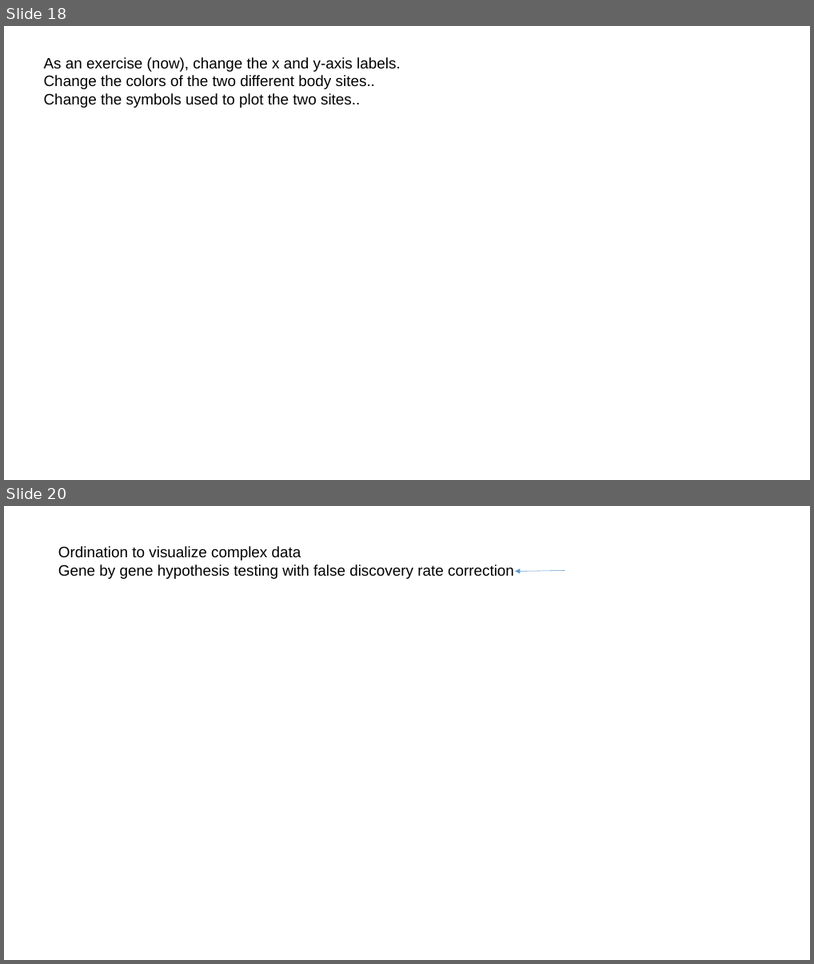
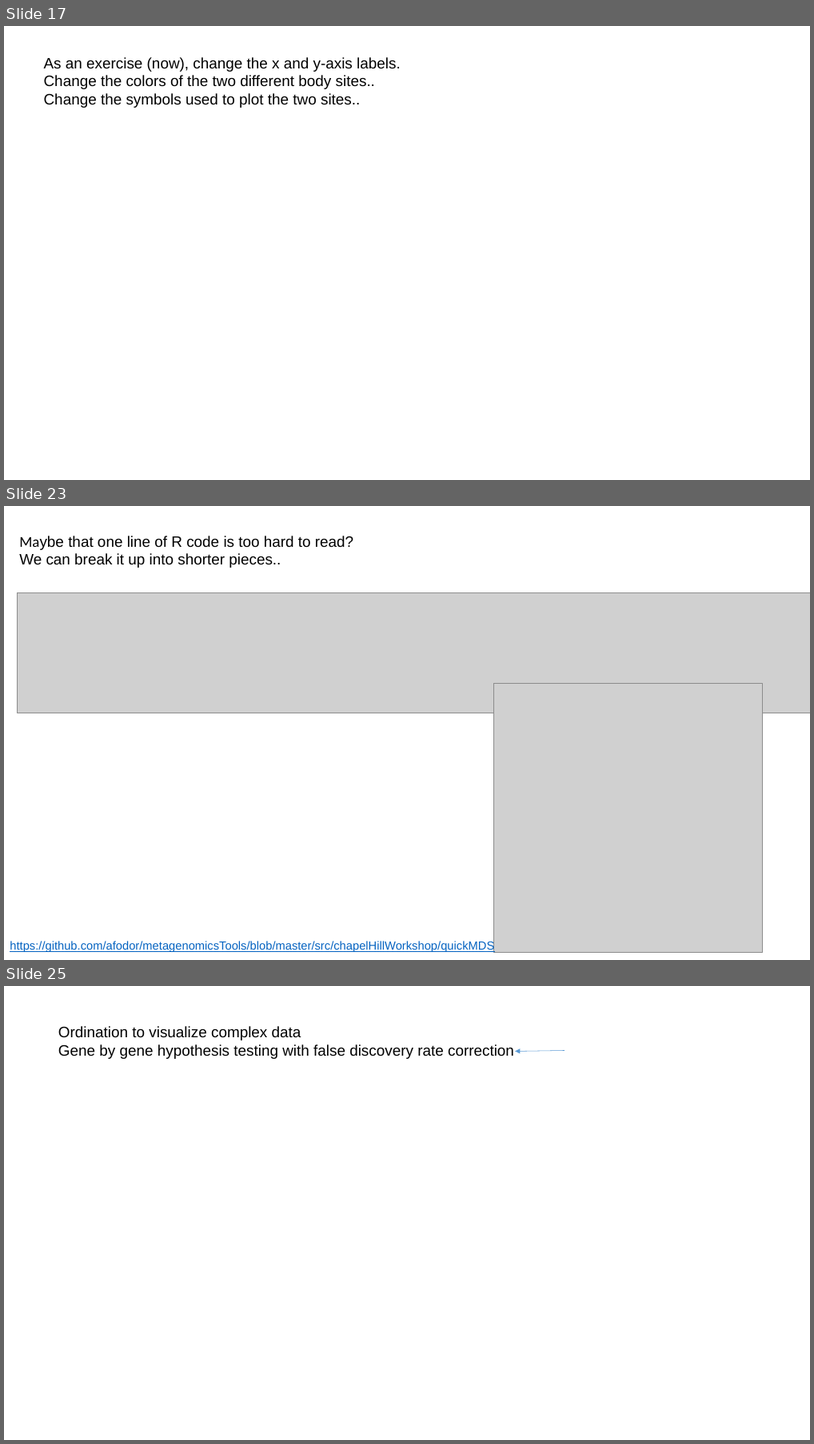
Before and after one commit to afodor/afodor.github.io, a slide deck: classes/ChapelHill2016/ChapelHillWorkshop_Fodor.pptx. Shown one above the other, each under a label of ours: slides 18 and 20 before the commit, slides 17, 23 and 25 after it; the slides between them are not shown. The pictures are 814x964 and 814x1444 pixels, drawn with LibreOffice and Linux fonts; fonts in the diff are those of the drawing; grey boxes stand for pictures. Boxes give left, top, right and bottom in pixels: in the first picture for what was removed or moved away, otherwise in the second. Text is boxed around its words. In the diff, an @@ line names an element or a change of style, - is before the commit and + after.

```diff
--- a/classes/ChapelHill2016/ChapelHillWorkshop_Fodor.pptx
+++ b/classes/ChapelHill2016/ChapelHillWorkshop_Fodor.pptx
@@ slide 23 added at (x1=4, y1=506, x2=810, y2=960), background #FFFFFF @@
@@ text added at (x1=19, y1=536, x2=354, y2=568), 18 pt, text #000000 @@
+Maybe that one line of R code is too hard to read?
+We can break it up into shorter pieces..
@@ picture added at (x1=17, y1=592, x2=810, y2=712) @@
@@ picture added at (x1=494, y1=684, x2=763, y2=952) @@
@@ text added at (x1=10, y1=940, x2=494, y2=952), 14 pt, text #0563C1, underline @@
+https://github.com/afodor/metagenomicsTools/blob/master/src/chapelHillWorkshop/quickMDS
@@ what was slide 18 is now slide 17 @@
@@ what was slide 20 is now slide 25 @@
```
Also in this commit, not shown: 3 slides changed, 4 other slides added.
